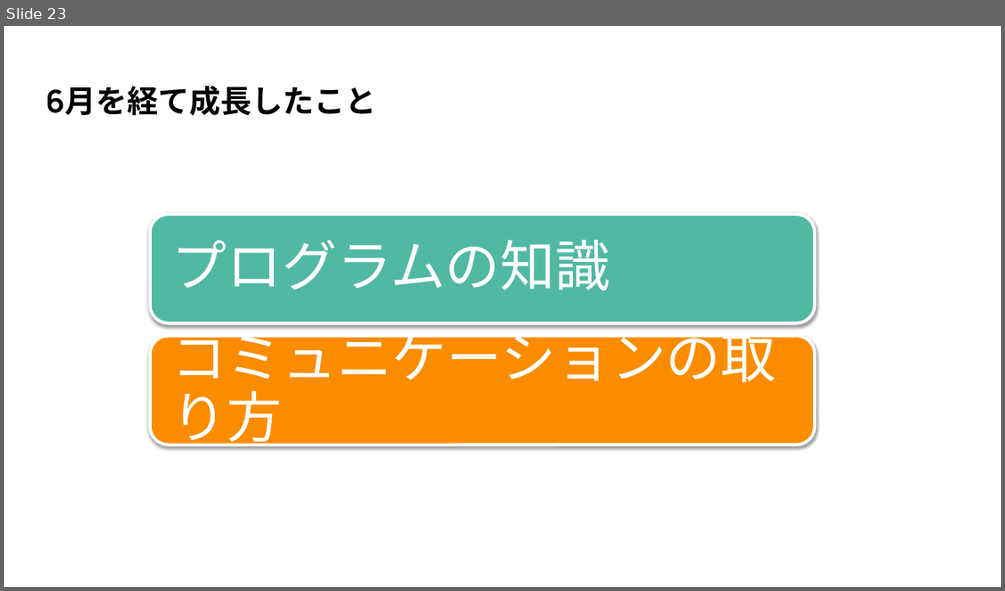
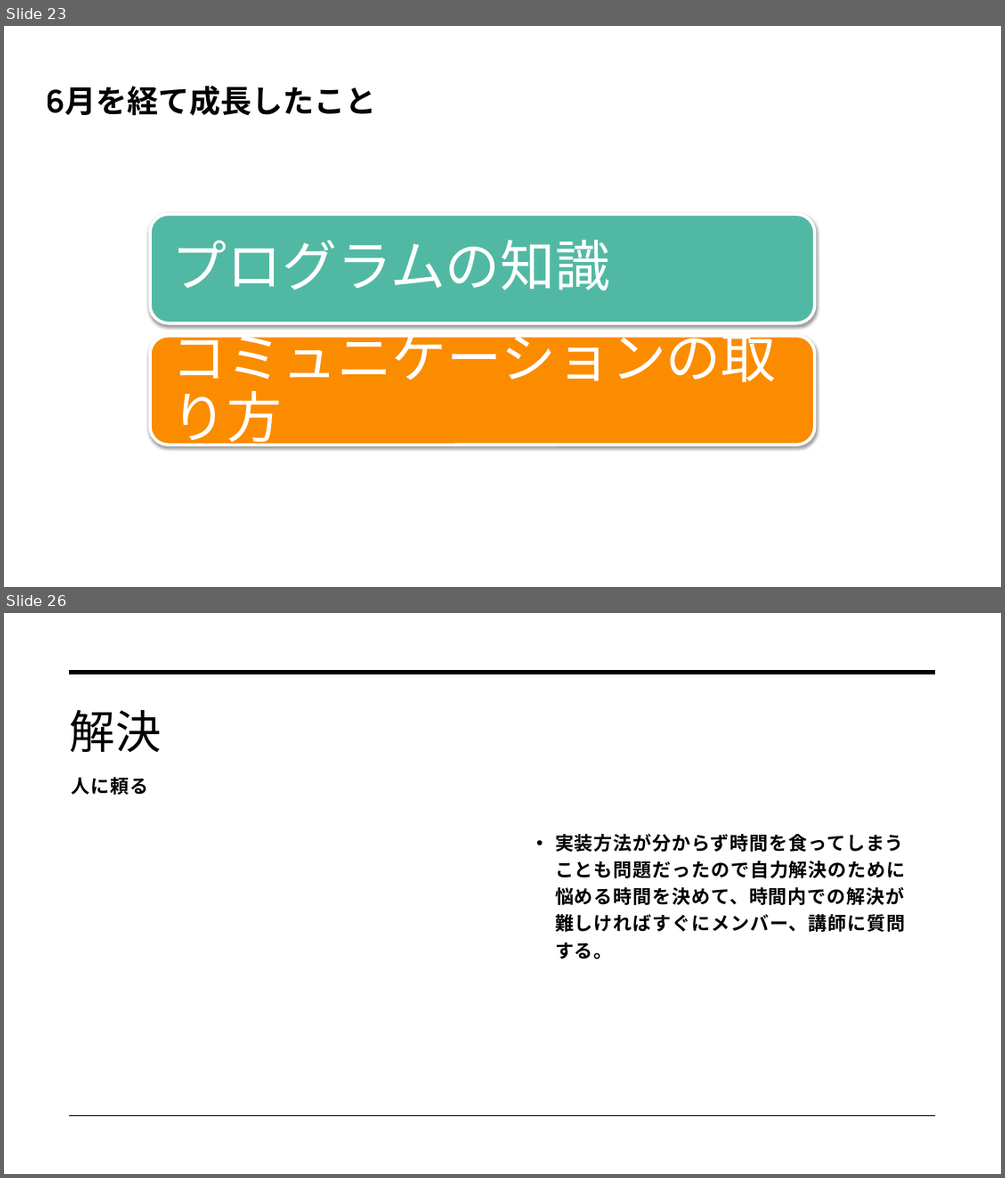
Before and after one commit to dojo2022/C-3, a slide deck: C-3_配布資料/0630_C3_発表資料.pptx. Shown one above the other, each under a label of ours: slide 23 before the commit, slides 23 and 26 after it; the slides between them are not shown. The pictures are 1005x591 and 1005x1178 pixels, drawn with LibreOffice and Linux fonts; fonts in the diff are those of the drawing. Boxes give left, top, right and bottom in pixels: in the first picture for what was removed or moved away, otherwise in the second. Text is boxed around its words. In the diff, an @@ line names an element or a change of style, - is before the commit and + after.

```diff
--- a/C-3_配布資料/0630_C3_発表資料.pptx
+++ b/C-3_配布資料/0630_C3_発表資料.pptx
@@ slide 26 added at bbox=[4, 613, 1001, 1174], background #FFFFFF @@
@@ line added from (70, 672) to (936, 672), #000000 3.5 pt @@
@@ title added at bbox=[69, 710, 162, 752], 44 pt, text #000000 @@
+解決
@@ text added at bbox=[72, 777, 149, 795], 18 pt, text #000000, bold @@
+人に頼る
@@ text added at bbox=[555, 834, 905, 959], 18 pt, text #000000, bold @@
+• 実装方法が分からず時間を食ってしまうことも問題だったので自力解決のために悩める時間を決めて、時間内での解決が難しければすぐにメンバー、講師に質問する。
@@ line added from (70, 1116) to (936, 1116), #000000 1 pt @@
```
Also in this commit, not shown: 5 other slides added.
